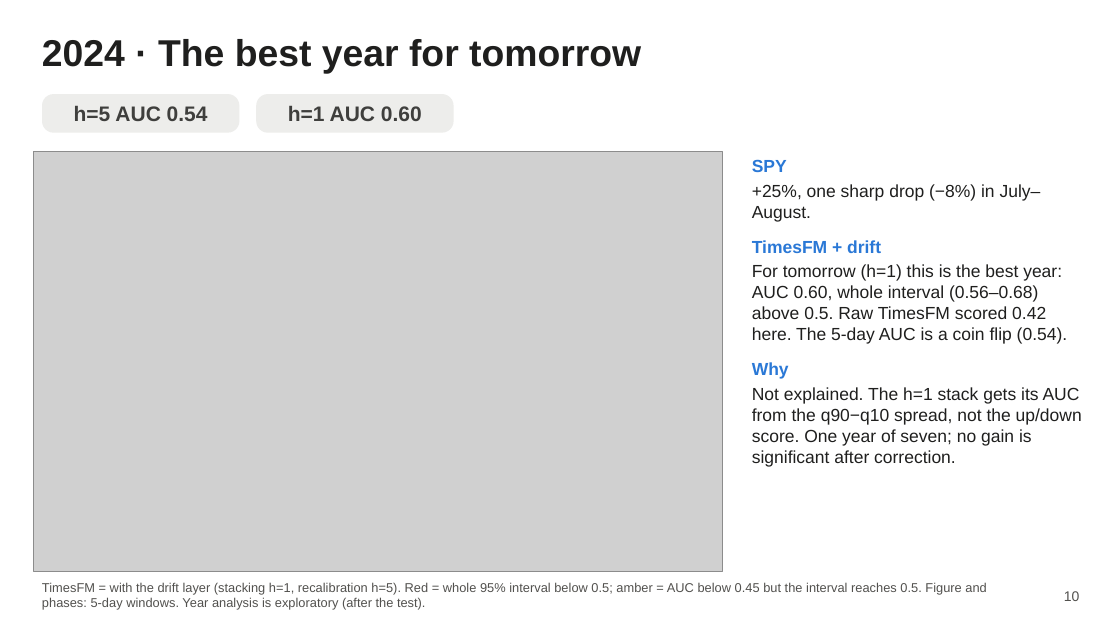
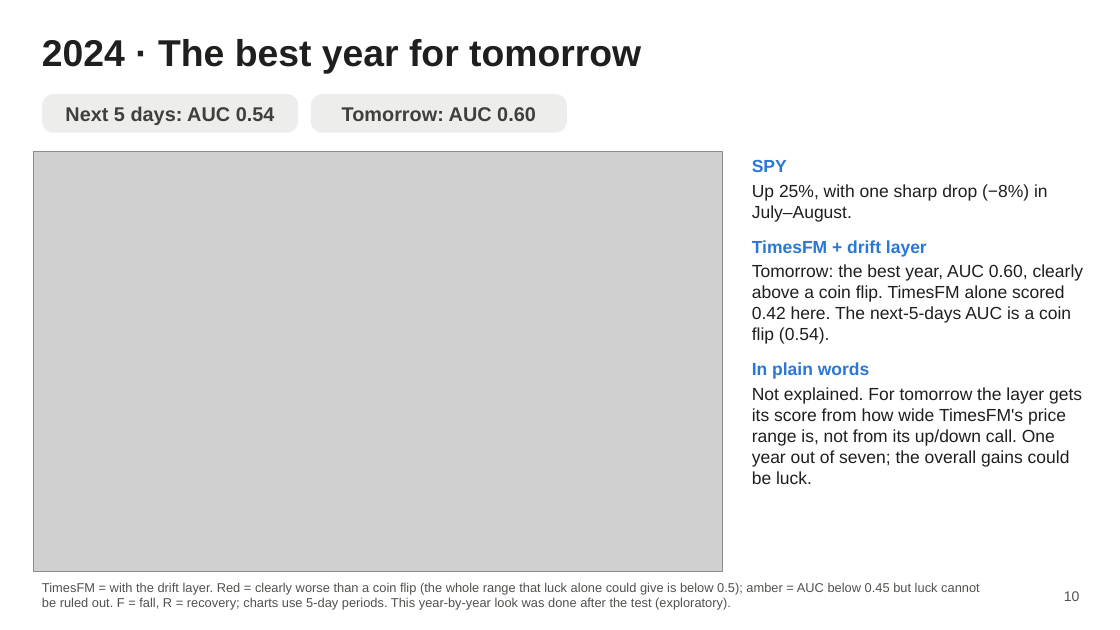
Before and after one commit to AmauryJayr/Predicting-SP500, a slide deck: slide 10 of timesfm3_experiment/slides/timesfm3_slides.pptx. Drawn at 1120x630 pixels with LibreOffice and Linux fonts; fonts in the diff are those of the drawing; grey boxes stand for pictures. Boxes give left, top, right and bottom in pixels: in the first picture for what was removed or moved away, otherwise in the second. Text is boxed around its words. In the diff, an @@ line names an element or a change of style, - is before the commit and + after.

```diff
--- a/timesfm3_experiment/slides/timesfm3_slides.pptx
+++ b/timesfm3_experiment/slides/timesfm3_slides.pptx
@@ rounded rectangle "Next 5 days: AUC 0.54": place and size @@
-rounded rectangle "Next 5 days: AUC 0.54" at (42,94,239,133)
+rounded rectangle "Next 5 days: AUC 0.54" at (42,94,298,133)
@@ text in rounded rectangle at (65,106,275,125): text changed; size 18 to 17 pt @@
-h=5 AUC 0.54
+Next 5 days: AUC 0.54
@@ rounded rectangle "Tomorrow: AUC 0.60": place and size @@
-rounded rectangle "Tomorrow: AUC 0.60" at (256,94,454,133)
+rounded rectangle "Tomorrow: AUC 0.60" at (311,94,567,133)
@@ text in rounded rectangle at (342,107,536,121): text changed; size 18 to 17 pt @@
-h=1 AUC 0.60
+Tomorrow: AUC 0.60
@@ text at (752,184,1084,484): text changed @@
-+25%, one sharp drop (−8%) in July–August.
-TimesFM + drift
-For tomorrow (h=1) this is the best year: AUC 0.60, whole interval (0.56–0.68) above 0.5. Raw TimesFM scored 0.42 here. The 5-day AUC is a coin flip (0.54).
-Why
-Not explained. The h=1 stack gets its AUC from the q90−q10 spread, not the up/down score. One year of seven; no gain is significant after correction.
+Up 25%, with one sharp drop (−8%) in July–August.
+TimesFM + drift layer
+Tomorrow: the best year, AUC 0.60, clearly above a coin flip. TimesFM alone scored 0.42 here. The next-5-days AUC is a coin flip (0.54).
+In plain words
+Not explained. For tomorrow the layer gets its score from how wide TimesFM's price range is, not from its up/down call. One year out of seven; the overall gains could be luck.
@@ text at (42,582,980,610): text changed @@
-TimesFM = with the drift layer (stacking h=1, recalibration h=5). Red = whole 95% interval below 0.5; amber = AUC below 0.45 but the interval reaches 0.5. Figure and phases: 5-day windows. Year analysis is exploratory (after the test).
+TimesFM = with the drift layer. Red = clearly worse than a coin flip (the whole range that luck alone could give is below 0.5); amber = AUC below 0.45 but luck cannot be ruled out. F = fall, R = recovery; charts use 5-day periods. This year-by-year look was done after the test (exploratory).
```
Also in this commit, not shown: 16 other slides changed, 41 other files.
